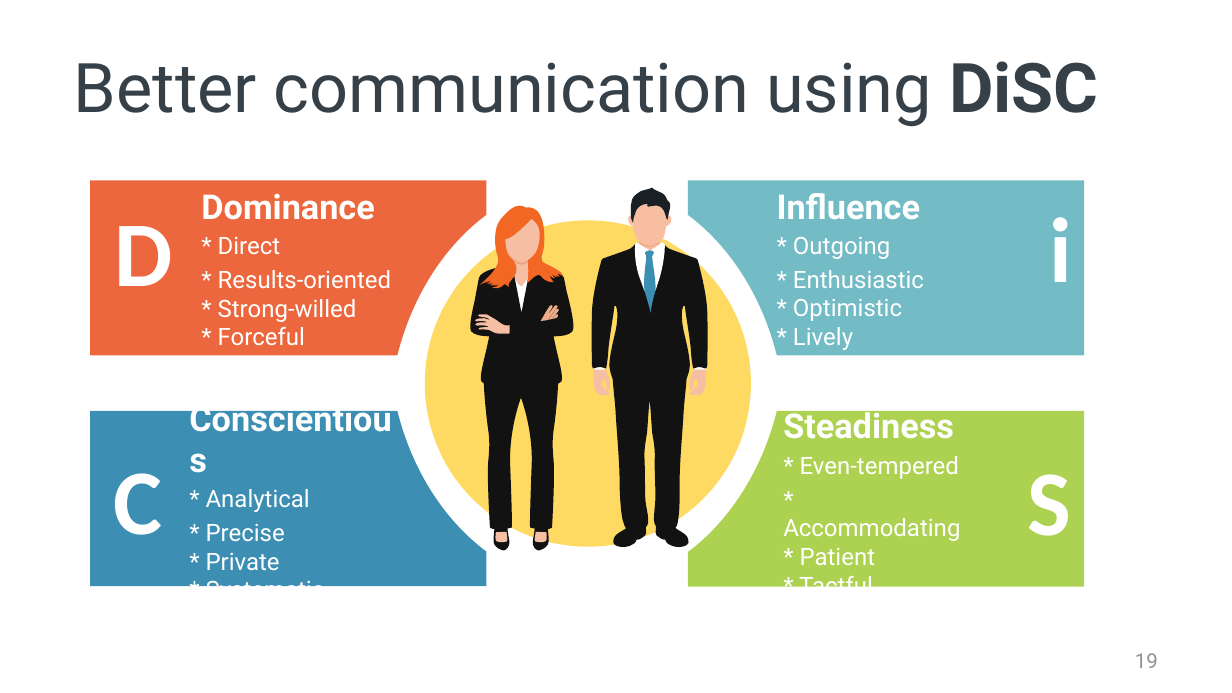
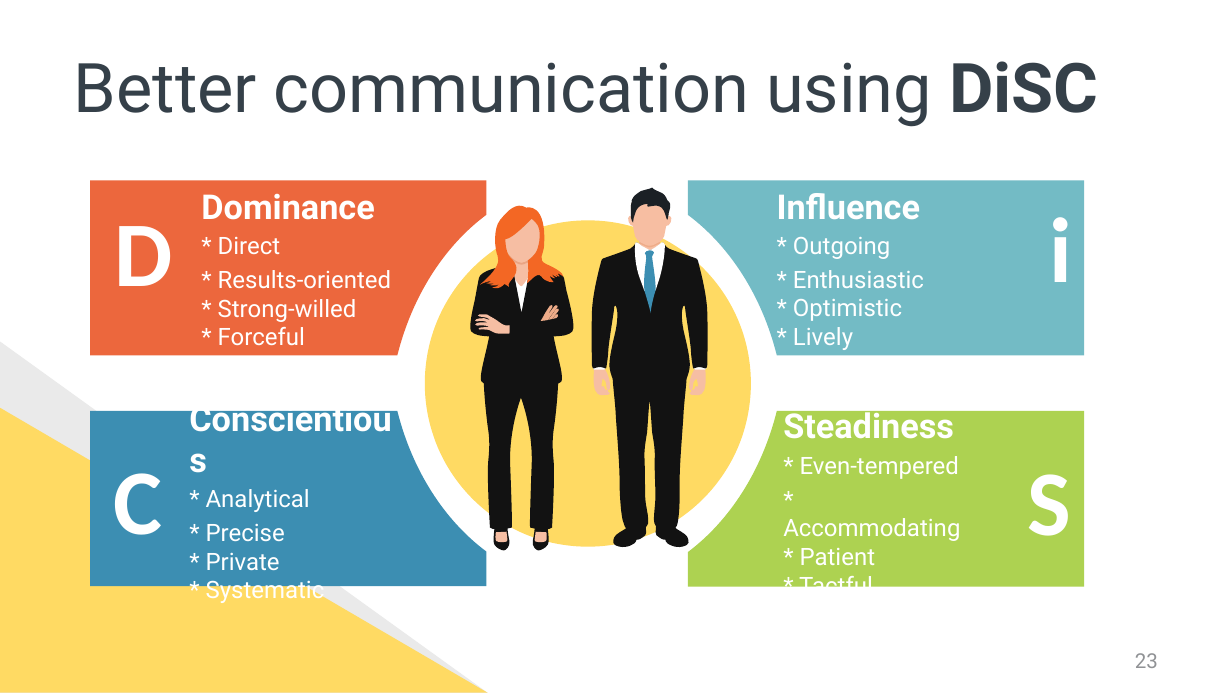
Before and after one commit to spetryjohnson/Talk---Hiring--Firing--and-Inspiring, a slide deck: slide 23 of Hiring, Firing, and Inspiring.pptx (slide 19 before the commit). Drawn at 1232x693 pixels with LibreOffice and Linux fonts; fonts in the diff are those of the drawing. Boxes give left, top, right and bottom in pixels: in the first picture for what was removed or moved away, otherwise in the second. Text is boxed around its words. In the diff, an @@ line names an element or a change of style, - is before the commit and + after.

```diff
--- a/Hiring, Firing, and Inspiring.pptx
+++ b/Hiring, Firing, and Inspiring.pptx
@@ freeform shape added at (0, 341, 488, 692), fill #EAEAEA @@
@@ freeform shape added at (0, 408, 488, 692), fill #FFDA63 @@
@@ page number at (1135, 653, 1158, 668): text changed @@
-19
+23
```
Also in this commit, not shown: 5 other slides changed, 5 slides added.
